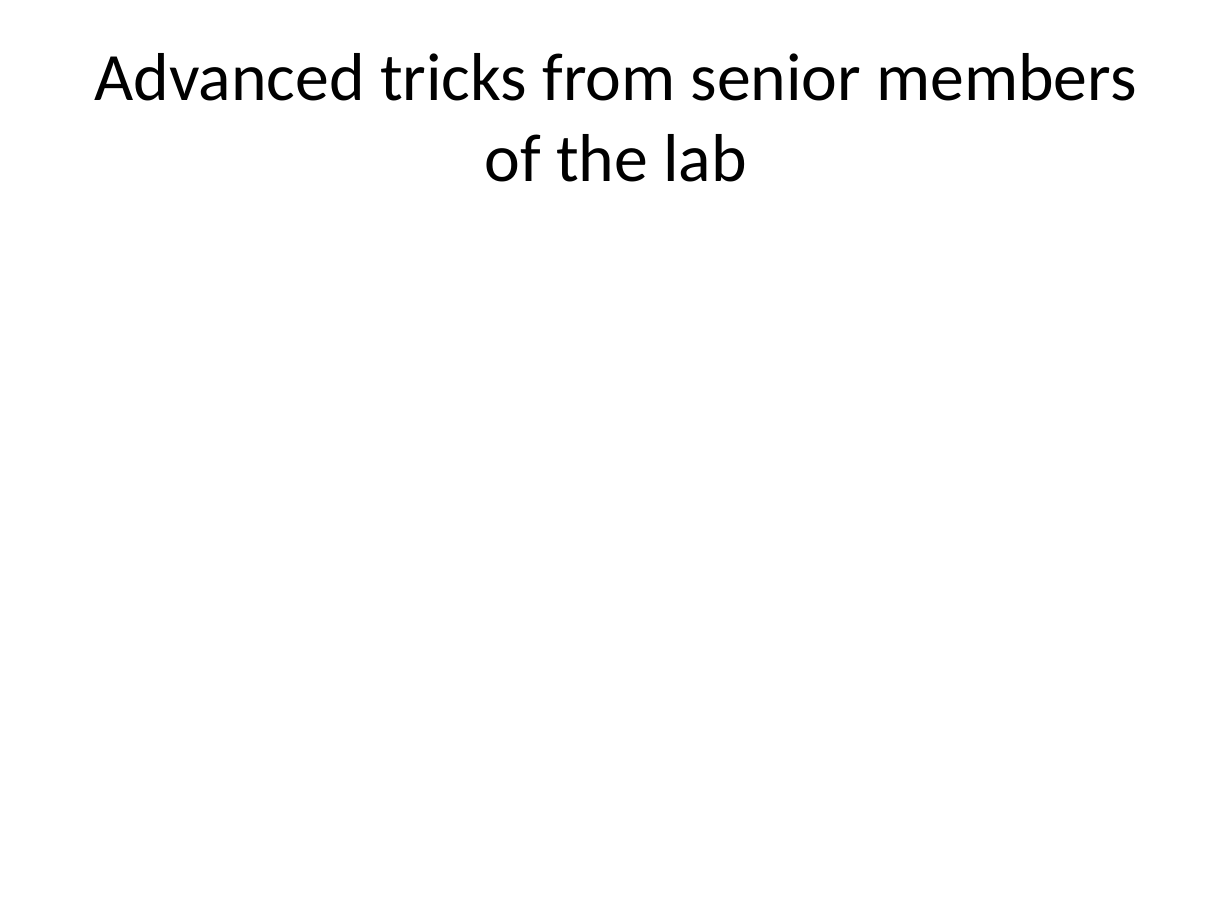
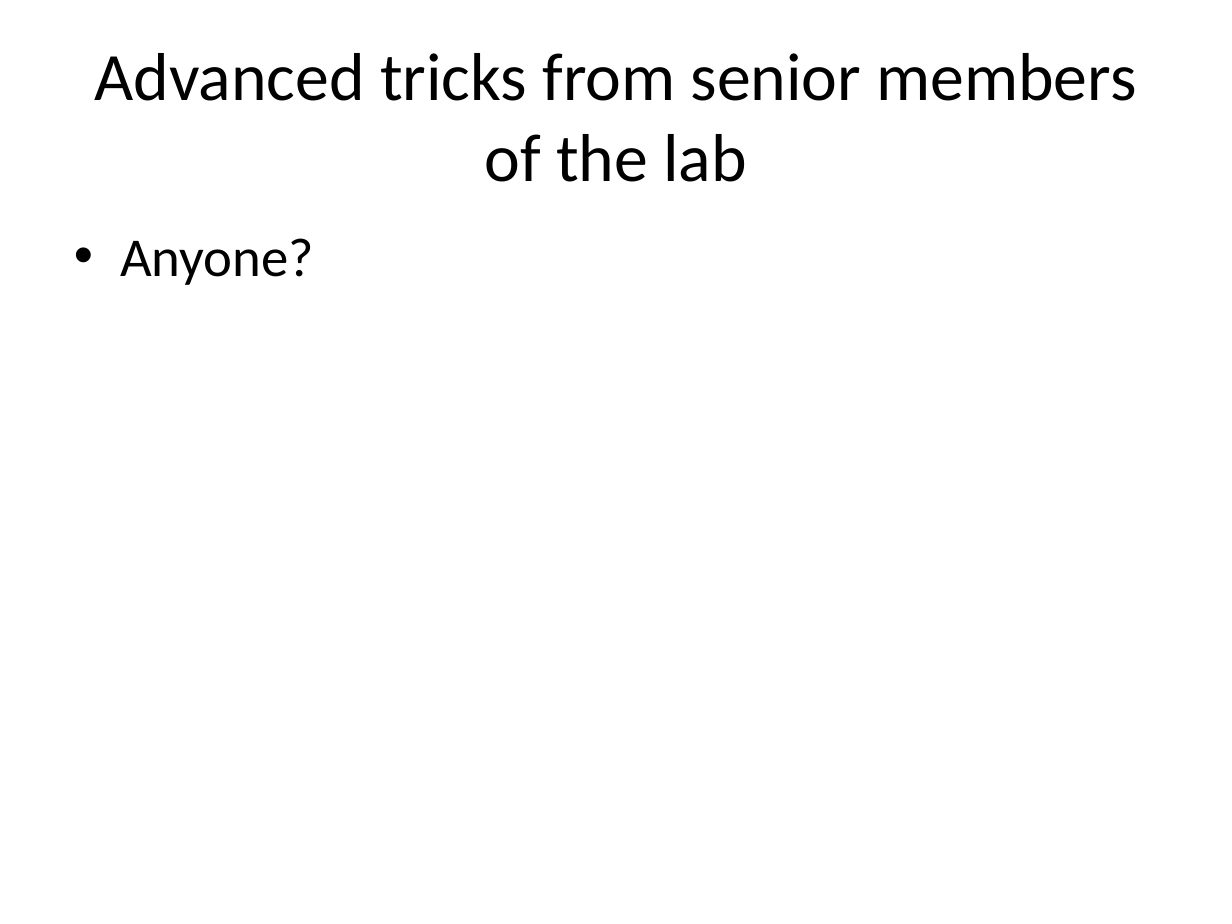
Before and after one commit to kjflynn/rmd_labmeeting, a slide deck: slide 12 of 1_24_18_slides.pptx (slide 11 before the commit). Drawn at 1232x924 pixels with LibreOffice and Linux fonts; fonts in the diff are those of the drawing. Boxes give left, top, right and bottom in pixels: in the first picture for what was removed or moved away, otherwise in the second. Text is boxed around its words. In the diff, an @@ line names an element or a change of style, - is before the commit and + after.

```diff
--- a/1_24_18_slides.pptx
+++ b/1_24_18_slides.pptx
@@ text added at bbox=[120, 238, 314, 285], 32 pt, text #000000 @@
+• Anyone?
```
Also in this commit, not shown: 3 other slides changed, 1 slide added, 1 other file.
